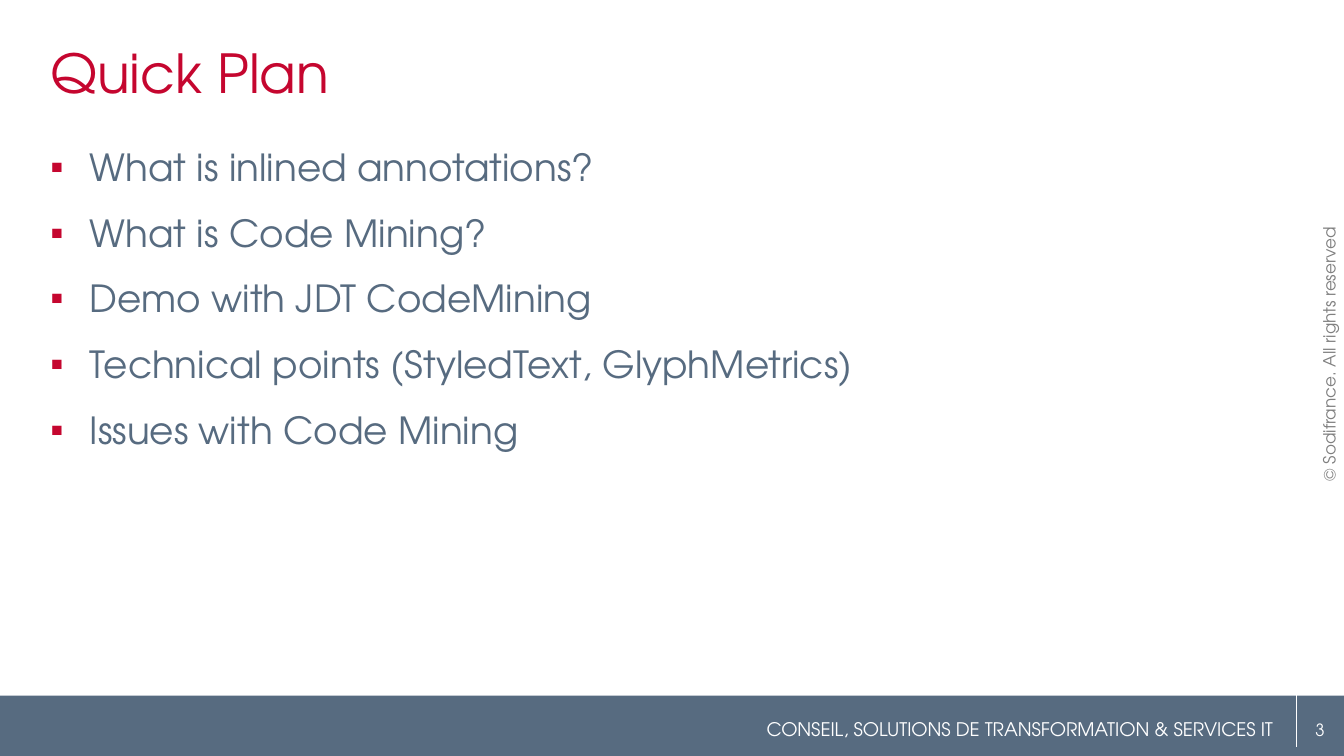
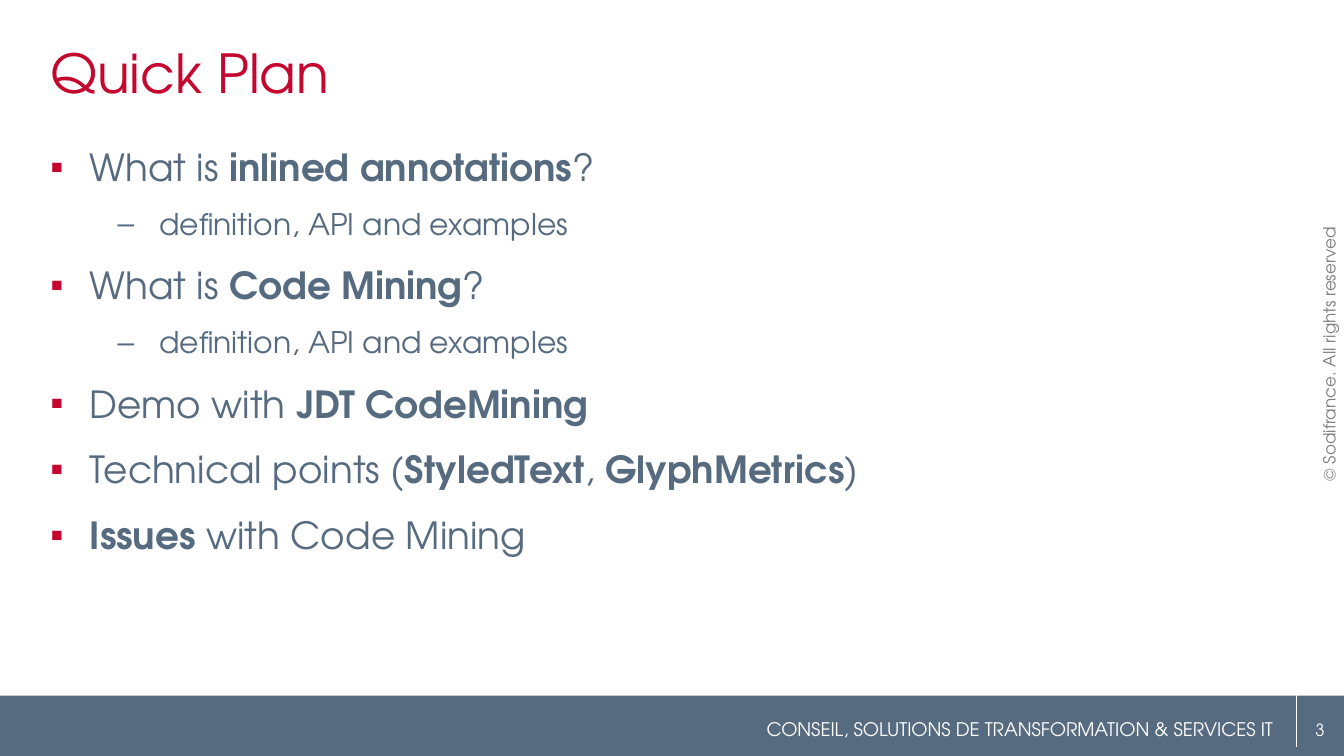
Before and after one commit to angelozerr/EclipseConFrance2018, a slide deck: slide 3 of EclipseConFrance2018_CodeMining.pptx. Drawn at 1344x756 pixels with LibreOffice and Linux fonts; fonts in the diff are those of the drawing; background and template pictures are left out. Boxes give left, top, right and bottom in pixels: in the first picture for what was removed or moved away, otherwise in the second. Text is boxed around its words. In the diff, an @@ line names an element or a change of style, - is before the commit and + after.

Commit message:
Add CodeMining API section

```diff
--- a/EclipseConFrance2018_CodeMining.pptx
+++ b/EclipseConFrance2018_CodeMining.pptx
@@ text at <box>160,213,568,241</box>: paragraph added @@
+  – definition, API and examples
@@ text at <box>90,270,858,557</box>: bold on in "inlined annotations?", "Code Mining?", "JDT CodeMining", "(StyledText, GlyphMetrics)" and 1 more places @@
@@ text at <box>160,331,568,359</box>: paragraph added @@
+  – definition, API and examples
```
Also in this commit, not shown: 13 other slides changed, 6 slides added, 2 slides removed, 5 other files.
